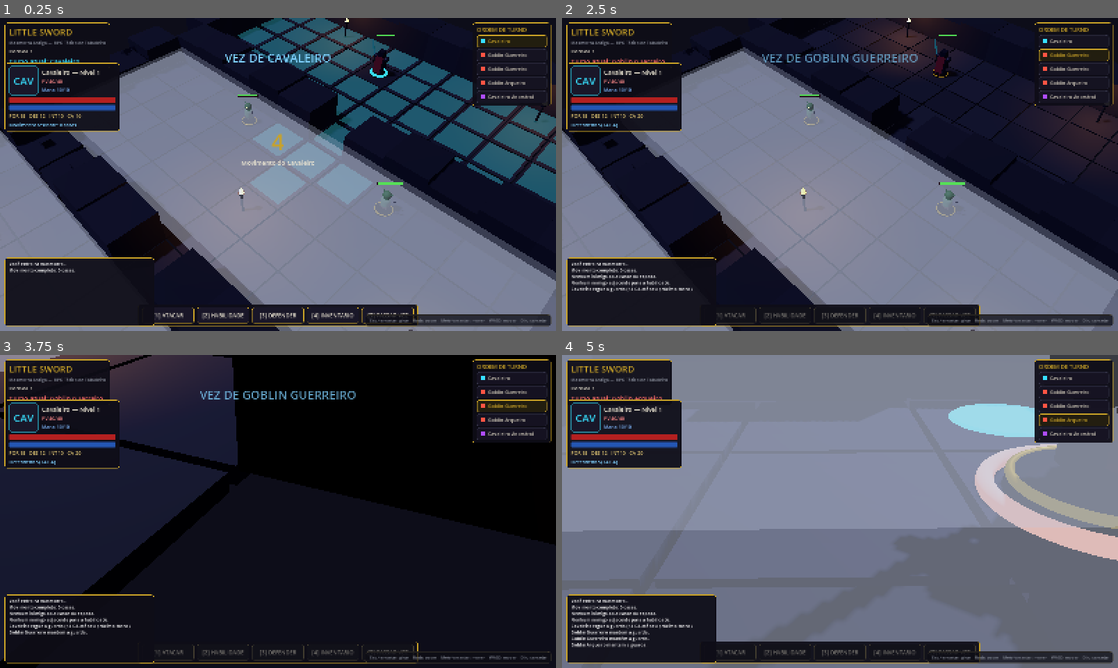
Above: before the commit, frames 1-4 (two rows, left to right).
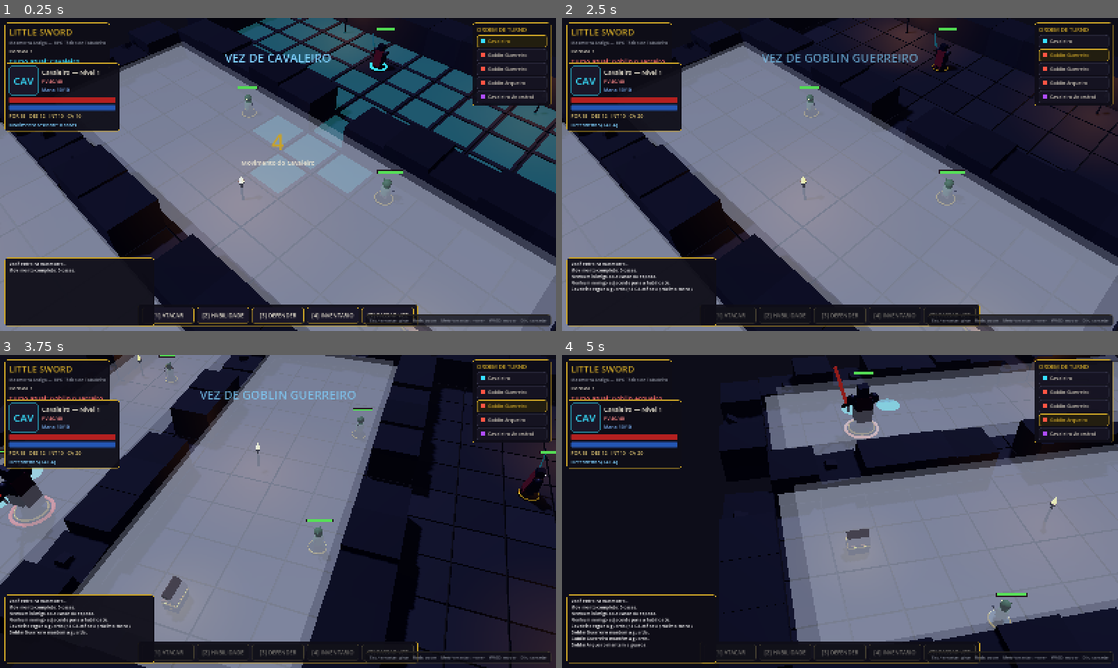
Above: after the commit, the same moments.

Repository: FalconiRod/Little-Sword
Game: Godot game, scene res://src/scenes/main.tscn
The game is run twice, just before and just after one commit, with the same random seed, the same clock (stepped at 60 frames per second) and the same inputs.
Inputs (mouse positions are in pixels of both pictures, inside the frame that each line leads up to):
- Up to frame 1 (0.25 s): no input
- Up to frame 2 (2.5 s): click "[1] ATACAR" at 0.5 s; click "[2] HABILIDADE" at 1.25 s; click "[3] DEFENDER" at 2 s
- Up to frame 3 (3.75 s): tap Enter at 2.75 s; move the mouse to (400, 495) at 2.77 s; hold D 2.78-3.53 s; hold Q 2.78-3.53 s; click (400, 495) at 2.92 s; tap E at 3.05, 3.6 s; move the mouse to (166, 527) at 3.52 s; hold S from 3.53 s (still down); click (166, 527) at 3.67 s
- Up to frame 4 (5 s): tap Q at 3.8 s; move the mouse to (895, 442) at 4.27 s; release S at 4.28 s; hold D from 4.28 s (still down); hold Q from 4.28 s (still down); click (895, 442) at 4.42 s; tap E at 4.55 s

The runs differ from the first frame. In frame 1, 17% of the frame differs, in the area x 0-100%, y 0-100%; in frame 2, 11%; in frame 3, 53%; in frame 4, 59%.

Commit message:
v0.2.2: TacticalCamera com Pivot+SpringArm3D, colisao fisica das paredes (layer 2)

Diff:
--- a/src/core/board_builder.gd
+++ b/src/core/board_builder.gd
@@ -157,6 +157,19 @@
 		add_child(d)
 	add_child(mi)
 
+	# Corpo físico para a SpringArm3D da câmera (layer 2, ignorada pelo resto
+	# do jogo — o projeto não usa física de gameplay).
+	var body := StaticBody3D.new()
+	body.collision_layer = 2
+	body.collision_mask = 0
+	body.position = mi.position
+	var shape := CollisionShape3D.new()
+	var box := BoxShape3D.new()
+	box.size = Vector3(2.0, hgt, 2.0)
+	shape.shape = box
+	body.add_child(shape)
+	add_child(body)
+
 func _build_torch(c: Vector2i) -> void:
 	var wp := BoardGrid.world_pos(c)
 	var g := Node3D.new()
--- a/src/core/camera_rig.gd
+++ /dev/null
@@ -1,148 +0,0 @@
-class_name CameraRig
-extends Node3D
-## Câmera orbital de mesa digital — como um jogador circulando em torno de
-## um tabuleiro real de D&D e inspecionando miniaturas de perto.
-##
-## Órbita esférica (yaw/pitch/distância) ao redor de um pivô com interpolação
-## exponencial suave; colisão com paredes resolvida por amostragem no grid
-## (sem física). Padrão: visão isométrica tática; mínimo: ângulo cinematográfico
-## rente à mesa; máximo: vista quase zenital.
-
-var cam: Camera3D
-
-var yaw := deg_to_rad(45.0)
-var pitch := deg_to_rad(47.0)
-var dist := 18.3
-
-var _yaw_t := yaw
-var _pitch_t := pitch
-var _dist_t := dist
-var _pivot_t := Vector3.ZERO
-
-const PITCH_MIN := 12.0
-const PITCH_MAX := 85.0
-const DIST_MIN := 4.2
-const DIST_MAX := 34.0
-
-var _shake := 0.0
-var _cam_pos := Vector3.ZERO
-var _bounds := Rect2(0, 0, 26, 30)
-var _auto_orbit := false
-
-func setup(bounds: Rect2) -> void:
-	_bounds = bounds
-	_auto_orbit = OS.get_cmdline_user_args().has("--orbit")
-	_pivot_t = position
-	cam = Camera3D.new()
-	cam.fov = 40.0
-	add_child(cam)
-	cam.current = true
-	_apply(0.0, true)
-
-func set_focus(p: Vector3) -> void:
-	_pivot_t = p
-
-func _process(delta: float) -> void:
-	var s_rot := 1.0 - exp(-5.0 * delta)     # órbita: pesada, como mesa real
-	var s_zoom := 1.0 - exp(-6.0 * delta)
-	var s_pivot := 1.0 - exp(-8.0 * delta)
-
-	if _auto_orbit:
-		_yaw_t += 0.5 * delta
-	if Input.is_key_pressed(KEY_Q):
-		_yaw_t += 1.8 * delta
-	if Input.is_key_pressed(KEY_E):
-		_yaw_t -= 1.8 * delta
-
-	# Pan relativo à direção da câmera.
-	var f := Vector3(-sin(yaw), 0.0, -cos(yaw))
-	var right := Vector3.UP.cross(f)
-	var pan := Vector2.ZERO
-	if Input.is_key_pressed(KEY_W) or Input.is_key_pressed(KEY_UP):
-		pan.y += 1.0
-	if Input.is_key_pressed(KEY_S) or Input.is_key_pressed(KEY_DOWN):
-		pan.y -= 1.0
-	if Input.is_key_pressed(KEY_A) or Input.is_key_pressed(KEY_LEFT):
-		pan.x -= 1.0
-	if Input.is_key_pressed(KEY_D) or Input.is_key_pressed(KEY_RIGHT):
-		pan.x += 1.0
-	if pan != Vector2.ZERO:
-		var k := 10.0 * delta * (dist / 18.0)
-		_pivot_t += (right * pan.x + f * pan.y) * k
-	_clamp_pivot()
-
-	yaw += (_yaw_t - yaw) * s_rot
-	pitch += (_pitch_t - pitch) * s_rot
-	dist += (_dist_t - dist) * s_zoom
-	position += (_pivot_t - position) * s_pivot
-
-	_apply(delta, false)
-
-	if _shake > 0.005:
-		cam.h_offset = randf_range(-1, 1) * _shake * 0.25
-		cam.v_offset = randf_range(-1, 1) * _shake * 0.25
-		_shake = lerpf(_shake, 0.0, minf(1.0, delta * 9.0))
-	else:
-		cam.h_offset = 0.0
-		cam.v_offset = 0.0
-
-func _clamp_pivot() -> void:
-	_pivot_t.x = clampf(_pivot_t.x, _bounds.position.x - 4.0, _bounds.end.x + 4.0)
-	_pivot_t.z = clampf(_pivot_t.z, _bounds.position.y - 4.0, _bounds.end.y + 6.0)
-
-## Posiciona a câmera na esfera do pivô e resolve colisão com paredes.
-func _apply(delta: float, instant: bool) -> void:
-	if cam == null:
-		return
-	var horiz := cos(pitch) * dist
-	var offset := Vector3(sin(yaw) * horiz, sin(pitch) * dist, cos(yaw) * horiz)
-	var desired := position + offset
-	var target := desired if instant else _collide(position, desired)
-	if instant:
-		_cam_pos = target
-	else:
-		_cam_pos = _cam_pos.lerp(target, 1.0 - exp(-16.0 * delta))
-	cam.global_position = _cam_pos
-	cam.look_at(position + Vector3(0, 0.6, 0))
-
-## Amostra o segmento pivô->câmera: se atravessar célula de parede abaixo da
-## altura das paredes, aproxima a câmera para antes do bloqueio.
-func _collide(from: Vector3, to: Vector3) -> Vector3:
-	var dir := to - from
-	var ln := dir.length()
-	if ln < 0.5:
-		return to
-	dir /= ln
-	var steps := int(ceil(ln / 0.45))
-	for i in range(1, steps + 1):
-		var d := ln * float(i) / float(steps)
-		var p := from + dir * d
-		if p.y >= 2.1:
-			continue
-		var c := BoardGrid.cell_of(p)
-		if BoardGrid.in_bounds(c) and not BoardGrid.is_walkable(c):
-			return from + dir * maxf(1.2, d - 0.55)
-	return to
-
-func _unhandled_input(event: InputEvent) -> void:
-	if event is InputEventMouseButton and event.pressed:
-		match event.button_index:
-			MOUSE_BUTTON_WHEEL_UP:
-				_dist_t = clampf(_dist_t * 0.92, DIST_MIN, DIST_MAX)
-			MOUSE_BUTTON_WHEEL_DOWN:
-				_dist_t = clampf(_dist_t / 0.92, DIST_MIN, DIST_MAX)
-	elif event is InputEventMouseMotion:
-		var mask := int(event.button_mask)
-		if mask & MOUSE_BUTTON_MASK_LEFT:
-			_yaw_t += event.relative.x * 0.007
-			_pitch_t = clampf(_pitch_t + event.relative.y * 0.007, deg_to_rad(PITCH_MIN), deg_to_rad(PITCH_MAX))
-		elif mask & MOUSE_BUTTON_MASK_MIDDLE:
-			var k := dist * 0.0017
-			var f := Vector3(-sin(yaw), 0.0, -cos(yaw))
-			var right := Vector3.UP.cross(f)
-			_pivot_t -= right * event.relative.x * k
-			_pivot_t += f * event.relative.y * k
-			_clamp_pivot()
-
-func shake(strength: float) -> void:
-	_shake = maxf(_shake, strength)
--- /dev/null
+++ b/src/core/tactical_camera.gd
@@ -0,0 +1,236 @@
+class_name TacticalCamera
+extends Node3D
+## Câmera orbital tática pesada/cinematográfica, estilo Baldur's Gate 3 / Solasta.
+##
+## Hierarquia (montada em código em setup(), pois o projeto não usa cenas):
+##   TacticalCamera (Node3D)  <- PAN (X/Z do tabuleiro)
+##     └── Pivot              <- gira em yaw (Y) e pitch (X)
+##           └── SpringArm3D  <- distância/zoom com colisão real
+##                 └── Camera3D
+
+# ---------------------------------------------------------------------------
+# CONFIGURAÇÃO EXPOSTA
+# ---------------------------------------------------------------------------
+
+@export_group("Rotação (orbit)")
+## Graus de rotação por pixel de movimento do mouse. Baixo = pesado/lento.
+@export var rotation_sensitivity: float = 0.12
+## Taxa de suavização exponencial: quanto maior, mais responsivo.
+@export var rotation_smoothing: float = 8.0
+## Limites de pitch (vertical), em graus.
+@export var pitch_min_deg: float = 25.0
+@export var pitch_max_deg: float = 75.0
+## Botão do mouse usado para orbitar. Neste projeto: ESQUERDO
+## (direito fica reservado para cancelar a mira).
+@export var orbit_mouse_button: int = MOUSE_BUTTON_LEFT
+
+@export_group("Zoom")
+@export var zoom_step: float = 1.2
+@export var zoom_min: float = 4.0
+@export var zoom_max: float = 22.0
+@export var zoom_smoothing: float = 6.0
+
+@export_group("Pan")
+@export var pan_speed: float = 10.0
+@export var pan_acceleration: float = 6.0
+@export var pan_deceleration: float = 10.0
+@export var middle_mouse_pan_sensitivity: float = 0.02
+var _pan_limits := Rect2(0, 0, 26, 30)
+
+# ---------------------------------------------------------------------------
+# ESTADO INTERNO
+# ---------------------------------------------------------------------------
+
+var cam: Camera3D
+var _pivot: Node3D
+var _spring_arm: SpringArm3D
+
+var _yaw_current: float = deg_to_rad(45.0)
+var _yaw_target: float = deg_to_rad(45.0)
+var _pitch_current: float = deg_to_rad(45.0)
+var _pitch_target: float = deg_to_rad(45.0)
+
+var _zoom_current: float = 18.3
+var _zoom_target: float = 18.3
+
+var _pan_velocity: Vector2 = Vector2.ZERO
+var _pan_input_dir: Vector2 = Vector2.ZERO
+
+var _is_orbiting: bool = false
+var _is_panning_mmb: bool = false
+var _shake := 0.0
+var _auto_orbit := false
+
+
+func setup(bounds: Rect2) -> void:
+	_pan_limits = bounds
+	_auto_orbit = OS.get_cmdline_user_args().has("--orbit")
+
+	_pivot = Node3D.new()
+	_pivot.name = "Pivot"
+	add_child(_pivot)
+
+	_spring_arm = SpringArm3D.new()
+	_spring_arm.spring_length = _zoom_current
+	_spring_arm.margin = 0.5
+	_spring_arm.collision_mask = 2
+	var sphere := SphereShape3D.new()
+	sphere.radius = 0.6
+	_spring_arm.shape = sphere
+	_pivot.add_child(_spring_arm)
+
+	cam = Camera3D.new()
+	cam.fov = 40.0
+	_spring_arm.add_child(cam)
+	cam.current = true
+
+	_apply_rotation()
+	_apply_zoom()
+
+
+func _unhandled_input(event: InputEvent) -> void:
+	if event is InputEventMouseButton:
+		if event.button_index == orbit_mouse_button:
+			_is_orbiting = event.pressed
+			if event.pressed:
+				return
+		elif event.button_index == MOUSE_BUTTON_MIDDLE:
+			_is_panning_mmb = event.pressed
+			if event.pressed:
+				return
+		elif event.button_index == MOUSE_BUTTON_WHEEL_UP and event.pressed:
+			_zoom_target = clamp(_zoom_target - zoom_step, zoom_min, zoom_max)
+		elif event.button_index == MOUSE_BUTTON_WHEEL_DOWN and event.pressed:
+			_zoom_target = clamp(_zoom_target + zoom_step, zoom_min, zoom_max)
+	elif event is InputEventMouseMotion:
+		if _is_orbiting:
+			_yaw_target -= event.relative.x * rotation_sensitivity * 0.01
+			_pitch_target -= event.relative.y * rotation_sensitivity * 0.01
+			_pitch_target = clamp(
+				_pitch_target, deg_to_rad(pitch_min_deg), deg_to_rad(pitch_max_deg)
+			)
+		elif _is_panning_mmb:
+			var right: Vector3 = global_transform.basis.x
+			var forward: Vector3 = -global_transform.basis.z
+			right.y = 0.0
+			forward.y = 0.0
+			right = right.normalized()
+			forward = forward.normalized()
+			var delta_pan: Vector3 = (
+				right * -event.relative.x + forward * event.relative.y
+			) * middle_mouse_pan_sensitivity * (_zoom_current / 12.0)
+			position += delta_pan
+			_clamp_pan_position()
+
+
+func _process(delta: float) -> void:
+	if _auto_orbit:
+		_yaw_target += 0.5 * delta
+	if Input.is_key_pressed(KEY_Q):
+		_yaw_target += 1.8 * delta
+	if Input.is_key_pressed(KEY_E):
+		_yaw_target -= 1.8 * delta
+
+	_process_keyboard_pan_input()
+	_apply_rotation_smoothing(delta)
+	_apply_zoom_smoothing(delta)
+	_apply_pan_smoothing(delta)
+
+	if _shake > 0.005:
+		cam.h_offset = randf_range(-1, 1) * _shake * 0.25
+		cam.v_offset = randf_range(-1, 1) * _shake * 0.25
+		_shake = lerpf(_shake, 0.0, minf(1.0, delta * 9.0))
+	else:
+		cam.h_offset = 0.0
+		cam.v_offset = 0.0
+
+
+# ---------------------------------------------------------------------------
+# ROTAÇÃO
+# ---------------------------------------------------------------------------
+
+func _apply_rotation_smoothing(delta: float) -> void:
+	var t: float = 1.0 - exp(-rotation_smoothing * delta)
+	_yaw_current = lerp_angle(_yaw_current, _yaw_target, t)
+	_pitch_current = lerp(_pitch_current, _pitch_target, t)
+	_apply_rotation()
+
+
+func _apply_rotation() -> void:
+	if _pivot == null:
+		return
+	_pivot.rotation.y = _yaw_current
+	# Pitch positivo = olhar de cima para baixo; a mola se estende no +Z do
+	# pivô, então inclinar a cabeça para BAIXO exige rotação X negativa.
+	_pivot.rotation.x = -_pitch_current
+
+
+# ---------------------------------------------------------------------------
+# ZOOM
+# ---------------------------------------------------------------------------
+
+func _apply_zoom_smoothing(delta: float) -> void:
+	var t: float = 1.0 - exp(-zoom_smoothing * delta)
+	_zoom_current = lerp(_zoom_current, _zoom_target, t)
+	_apply_zoom()
+
+
+func _apply_zoom() -> void:
+	if _spring_arm != null:
+		_spring_arm.spring_length = _zoom_current
+
+
+# ---------------------------------------------------------------------------
+# PAN (teclado com aceleração/desaceleração — sensação de peso)
+# ---------------------------------------------------------------------------
+
+func _process_keyboard_pan_input() -> void:
+	var dir := Vector2.ZERO
+	if Input.is_key_pressed(KEY_A) or Input.is_key_pressed(KEY_LEFT):
+		dir.x -= 1.0
+	if Input.is_key_pressed(KEY_D) or Input.is_key_pressed(KEY_RIGHT):
+		dir.x += 1.0
+	if Input.is_key_pressed(KEY_W) or Input.is_key_pressed(KEY_UP):
+		dir.y -= 1.0
+	if Input.is_key_pressed(KEY_S) or Input.is_key_pressed(KEY_DOWN):
+		dir.y += 1.0
+	_pan_input_dir = dir.normalized() if dir.length() > 0.001 else Vector2.ZERO
+
+
+func _apply_pan_smoothing(delta: float) -> void:
+	var desired_velocity: Vector2 = _pan_input_dir * pan_speed * (_zoom_current / 12.0)
+	var accel: float = (
+		pan_acceleration if _pan_input_dir != Vector2.ZERO else pan_deceleration
+	)
+	_pan_velocity = _pan_velocity.move_toward(desired_velocity, accel * delta)
+
+	if _pan_velocity.length_squared() < 0.000001:
+		return
+
+	var right: Vector3 = global_transform.basis.x
+	var forward: Vector3 = -global_transform.basis.z
+	right.y = 0.0
+	forward.y = 0.0
+	forward = forward.normalized()
+	right = right.normalized()
+
+	position += (right * _pan_velocity.x + forward * -_pan_velocity.y) * delta
+	_clamp_pan_position()
+
+
+func _clamp_pan_position() -> void:
+	position.x = clamp(position.x, _pan_limits.position.x - 4.0, _pan_limits.end.x + 4.0)
+	position.z = clamp(position.z, _pan_limits.position.y - 4.0, _pan_limits.end.y + 6.0)
+
+
+func set_focus(p: Vector3) -> void:
+	position = p
+	_clamp_pan_position()
+
+
+func shake(strength: float) -> void:
+	_shake = maxf(_shake, strength)
+
+
+func set_zoom_target(value: float) -> void:
+	_zoom_target = clamp(value, zoom_min, zoom_max)
--- a/src/scenes/main.gd
+++ b/src/scenes/main.gd
@@ -5,7 +5,7 @@
 const KnightScene := preload("res://src/units/unit_base.gd")
 
 var board: BoardBuilder
-var camera_rig: CameraRig
+var camera_rig: TacticalCamera
 var hud: GameHUD
 var ctl: PlayerController
 var ai: EnemyAI
@@ -57,7 +57,7 @@
 	return u
 
 func _build_camera() -> void:
-	camera_rig = CameraRig.new()
+	camera_rig = TacticalCamera.new()
 	add_child(camera_rig)
 	camera_rig.position = BoardGrid.world_pos(Vector2i(BoardGrid.w / 2, BoardGrid.h / 2))
 	camera_rig.setup(Rect2(0, 0, BoardGrid.w * BoardGrid.TILE, BoardGrid.h * BoardGrid.TILE))
Not shown, added: src/core/tactical_camera.gd.uid
Not shown, changed: docs/CHANGELOG.md
Not shown, changed: docs/DECISIONS.md
